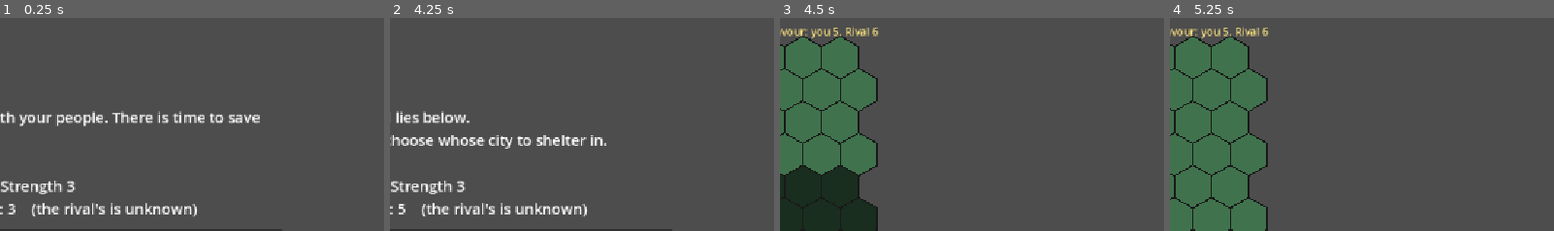
Above: before the commit, frames 1-4 (left to right).
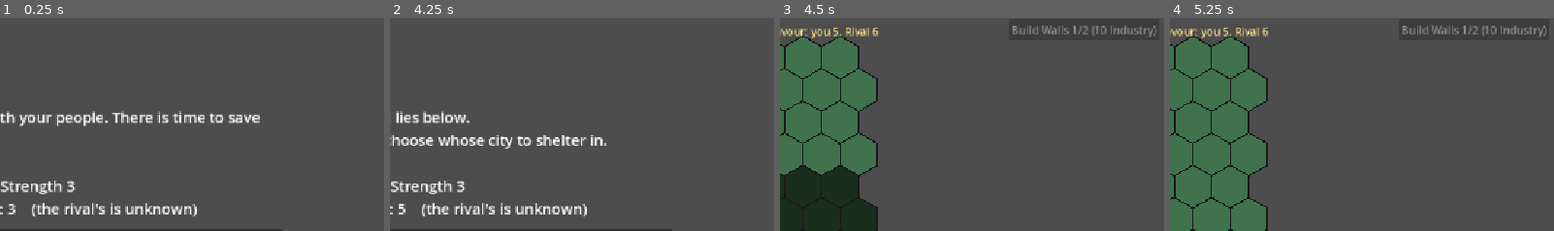
Above: after the commit, the same moments.

Repository: BnanaSkully/after-ragnorok-prototype
Game: Godot game, scene res://main.tscn
Two runs of this game, one before a commit and one after it. Both use one fixed random seed, a clock stepped at 60 frames per second and the inputs below.
Inputs (mouse positions are % of the whole screen's width and height, from its top left):
- Up to frame 1 (0.25 s): no input
- Up to frame 2 (4.25 s): tap Enter at 0.5 s; move the mouse to (72, 44) at 0.52 s; click (72, 44) at 0.67 s; click "Save the food stores (Food +3…" at 1.25 s; click "Strip it for tools (Industry …" at 2 s; click "Stand and fight so the others…" at 2.75 s; click "Share your food with her (Foo…" at 3.5 s
- Up to frame 3 (4.5 s): click "Begin the Landing" at 4.25 s
- Up to frame 4 (5.25 s): tap Space at 5 s; move the mouse to (29, 55) at 5.02 s; click (29, 55) at 5.17 s
The pictures show only the part of the screen within x 50-100%, y 7-57%; the shares and areas given below are measured in that part.

Frames 1-2 are identical in both runs. In frame 3, 0.5% of the frame differs, in the area x 60-98%, y 3-10%; in frame 4, 0.5%.

Commit message:
Add city walls; city defence follows the standard 4X rule
Walls are a city improvement: 10 Industry per level, +4 defence each,
up to 2 levels, drawn as a grey ring around the city. The rival builds
walls once the howling starts (turn 10), before more units.

City defence is now garrison Strength + walls (+3 with the Daughter).
The old bonus for stored Industry is gone (not a standard 4X rule, and
it made walls worth only +2 because spending Industry lowered it).

CLAUDE.md records the list of default 4X mechanics to implement the
common way without asking.

Co-Authored-By: Claude Opus 5.5 <noreply@anthropic.com>
Claude-Session: https://claude.ai/code/session_01Kpeg7E5nkYcPnqopYPPAon

Diff:
--- a/faction.gd
+++ b/faction.gd
@@ -14,6 +14,7 @@
 var food := 0
 var industry := 0
 var favour := 0 # how much the Sun's Daughter trusts this faction (0 to 10)
+var walls := 0 # city wall level (each level adds defence)
 
 func _init(p_name: String, p_territory: Color, p_unit: Color, p_city: Vector2i) -> void:
 	name = p_name
--- a/main.gd
+++ b/main.gd
@@ -11,12 +11,14 @@
 #   crossing_events.gd  the Crossing's events (text and choices)
 
 const DOOM_TURN := 20 # survive until this turn and Phase 3 (chaos) begins
-const INDUSTRY_PER_DEFENCE := 5 # every 5 stored Industry adds 1 to a city's defence
 const MIN_LANDING_DISTANCE := 4 # how many hexes away from the rival's city you must land
 const UNIT_COST := 5 # Industry to build a new unit
 const CITY_FOOD := 2 # Food a city produces each turn
 const CITY_INDUSTRY := 1 # Industry a city produces each turn
 const UNIT_FOOD_UPKEEP := 1 # Food each unit eats each turn
+const WALL_COST := 10 # Industry per wall level
+const WALL_DEFENCE := 4 # city defence each wall level adds
+const MAX_WALLS := 2
 const NO_CELL := HexMap.NO_CELL
 const Crossing := preload("res://crossing_events.gd")
 
@@ -44,6 +46,7 @@
 var end_detail := "" # smaller text under it (can have several lines)
 var end_turn_button: Button
 var build_button: Button
+var walls_button: Button
 var messages: Array[String] = [] # shown at the bottom of the screen, e.g. combat results
 
 func _init() -> void:
@@ -61,6 +64,10 @@
 	build_button.position = Vector2(920, 20)
 	build_button.pressed.connect(player_build_unit)
 	add_child(build_button)
+	walls_button = Button.new()
+	walls_button.position = Vector2(920, 58)
+	walls_button.pressed.connect(player_build_walls)
+	add_child(walls_button)
 	build_crossing_ui()
 	start_crossing()
 
@@ -91,6 +98,7 @@
 	daughter.reset(player, rival)
 	end_turn_button.visible = false
 	build_button.visible = false
+	walls_button.visible = false
 	crossing_panel.visible = true
 	messages.clear()
 	show_crossing_step()
@@ -144,10 +152,11 @@
 	crossing_panel.visible = false
 	end_turn_button.visible = true
 	build_button.visible = true
+	walls_button.visible = true
 	player.city_pos = NO_CELL
 	player.units.clear()
 	end_turn_button.disabled = true
-	build_button.disabled = true
+	update_build_button() # build buttons stay disabled until you've landed
 	messages = ["Choose where to land: click a hex to found your city."]
 	queue_redraw()
 
@@ -228,6 +237,7 @@
 	game_over = true
 	end_turn_button.disabled = true
 	build_button.disabled = true
+	walls_button.disabled = true
 	selected = null
 	end_title = title
 	end_detail = detail
@@ -262,10 +272,35 @@
 			u.pos = options.pick_random()
 
 # The rival builds a new unit whenever it can afford one.
-# Only if it can still feed its army afterwards.
+# Once the howling starts it builds walls first; otherwise a unit,
+# but only if it can still feed its army afterwards.
 func rival_build() -> void:
-	if rival.is_alive() and rival.industry >= UNIT_COST and food_change(rival) - UNIT_FOOD_UPKEEP >= 0:
+	if not rival.is_alive():
+		return
+	if turn >= Skoll.WARNING_TURN and rival.walls < MAX_WALLS:
+		build_walls(rival)
+		return # saving up for walls
+	if rival.industry >= UNIT_COST and food_change(rival) - UNIT_FOOD_UPKEEP >= 0:
 		build_unit(rival)
+
+# --- Walls ------------------------------------------------------------------
+# A city improvement: each level costs WALL_COST Industry and adds WALL_DEFENCE.
+func build_walls(f: Faction) -> bool:
+	if not f.is_alive() or f.walls >= MAX_WALLS or f.industry < WALL_COST:
+		return false
+	f.industry -= WALL_COST
+	f.walls += 1
+	return true
+
+func player_build_walls() -> void:
+	if game_over or phase != Phase.PLAYING:
+		return
+	if build_walls(player):
+		messages = ["You built walls (level %d): your city's defence +%d." % [player.walls, WALL_DEFENCE]]
+	else:
+		messages = ["Can't build walls: you need %d Industry (and walls go up to level %d)." % [WALL_COST, MAX_WALLS]]
+	update_build_button()
+	queue_redraw()
 
 # --- Building units -----------------------------------------------------------
 # A new unit appears on the city, or on a free hex next to it if the city is occupied.
@@ -302,6 +337,11 @@
 
 func update_build_button() -> void:
 	build_button.disabled = game_over or phase != Phase.PLAYING or player.industry < UNIT_COST
+	walls_button.disabled = game_over or phase != Phase.PLAYING or player.industry < WALL_COST or player.walls >= MAX_WALLS
+	if player.walls >= MAX_WALLS:
+		walls_button.text = "Walls complete (+%d defence)" % (MAX_WALLS * WALL_DEFENCE)
+	else:
+		walls_button.text = "Build Walls %d/%d (%d Industry)" % [player.walls + 1, MAX_WALLS, WALL_COST]
 
 # --- Combat -----------------------------------------------------------------
 # Every fight uses the same rule: the attacker wins with chance
@@ -325,11 +365,10 @@
 		attacker.faction.remove_unit(attacker)
 		add_message("%s attacked %s and lost (%s)." % [attacker.faction.name, defender.faction.name, odds_text(chance)])
 
-# A city's defence: the Strength of its own unit standing in it (the garrison),
-# plus 1 for every INDUSTRY_PER_DEFENCE Industry stored,
-# plus the Daughter's bonus if it shelters her.
+# A city's defence (the usual 4X rule): the Strength of its own unit standing
+# in it (the garrison), plus its walls, plus the Daughter's bonus if it shelters her.
 func city_defence(f: Faction) -> int:
-	var defence := f.industry / INDUSTRY_PER_DEFENCE
+	var defence := f.walls * WALL_DEFENCE
 	var garrison := unit_at(f.city_pos)
 	if garrison and garrison.faction == f:
 		defence += garrison.strength
@@ -395,6 +434,8 @@
 		if f.city_pos == NO_CELL:
 			continue
 		var cc := HexMap.hex_center(f.city_pos)
+		if f.walls > 0: # a grey ring around the city, thicker for higher walls
+			draw_rect(Rect2(cc - Vector2(25, 25), Vector2(50, 50)), Color(0.55, 0.55, 0.6), false, 3.0 * f.walls)
 		draw_rect(Rect2(cc - Vector2(20, 20), Vector2(40, 40)), Color(0.95, 0.95, 0.85))
 		draw_rect(Rect2(cc - Vector2(20, 20), Vector2(40, 40)), f.unit_color, false, 3.0)
 		if daughter.shelters_with(f):
Not shown, changed: CLAUDE.md
